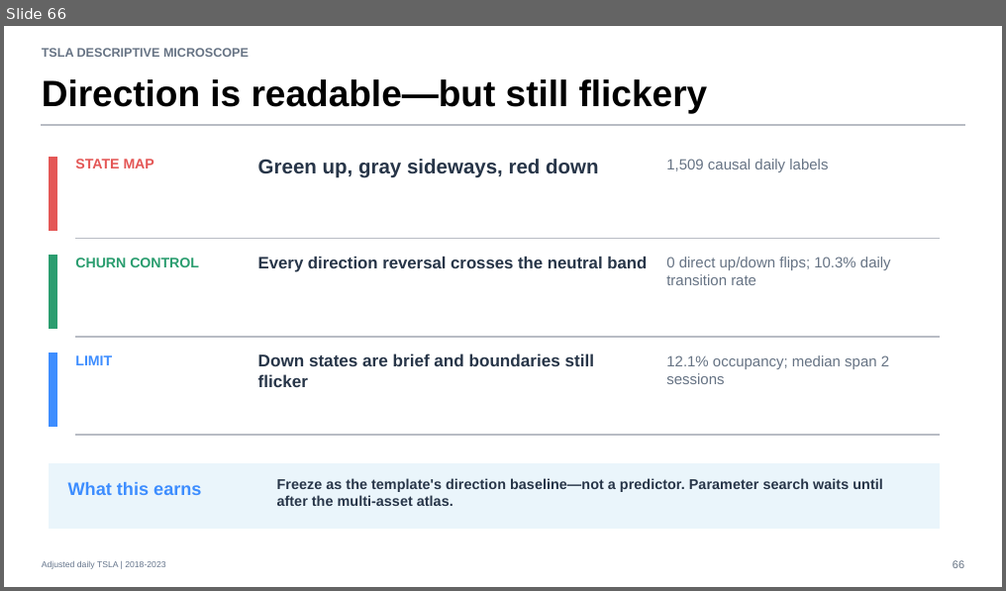
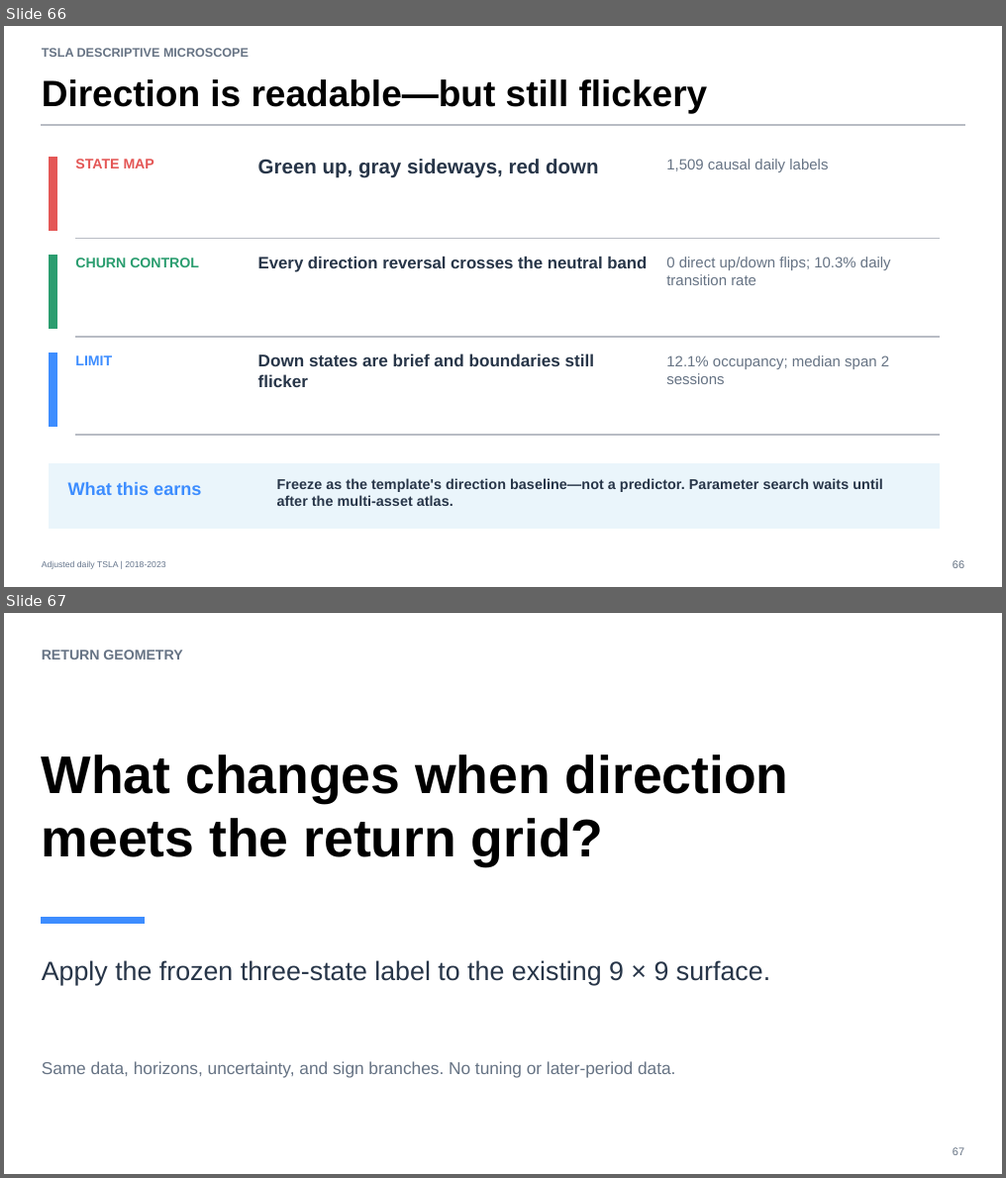
Before and after one commit to Francisc0Franc0/Time-Series-Modeling-Gen5, a slide deck: operator_hypothesis_lab/presentations/tsla_descriptive_microscope_evidence.pptx. Shown one above the other, each under a label of ours: slide 66 before the commit, slides 66 and 67 after it. The pictures are 1006x591 and 1006x1178 pixels, drawn with LibreOffice and Linux fonts; fonts in the diff are those of the drawing. Boxes give left, top, right and bottom in pixels: in the first picture for what was removed or moved away, otherwise in the second. Text is boxed around its words. In the diff, an @@ line names an element or a change of style, - is before the commit and + after.

Commit message:
Add TSLA signed ER20 grid study

```diff
--- a/operator_hypothesis_lab/presentations/tsla_descriptive_microscope_evidence.pptx
+++ b/operator_hypothesis_lab/presentations/tsla_descriptive_microscope_evidence.pptx
@@ slide 67 added at (4, 613, 1002, 1174), background #FFFFFF @@
@@ text added at (42, 650, 182, 660), 13.5 pt, text #667384, bold @@
+RETURN GEOMETRY
@@ text added at (42, 755, 789, 866), 51 pt, text #000000, bold @@
+What changes when direction meets the return grid?
@@ rectangle added at (42, 917, 145, 923), fill #3D8DFF, outline #3D8DFF 0 pt @@
@@ text added at (42, 960, 770, 985), 25.5 pt, text #273548 @@
+Apply the frozen three-state label to the existing 9 × 9 surface.
@@ text added at (42, 1061, 675, 1078), 16.5 pt, text #667384 @@
+Same data, horizons, uncertainty, and sign branches. No tuning or later-period data.
@@ text added at (952, 1148, 964, 1156), 10.5 pt, text #667384 @@
+67
```
Also in this commit, not shown: 6 other slides added, 7 other files.
